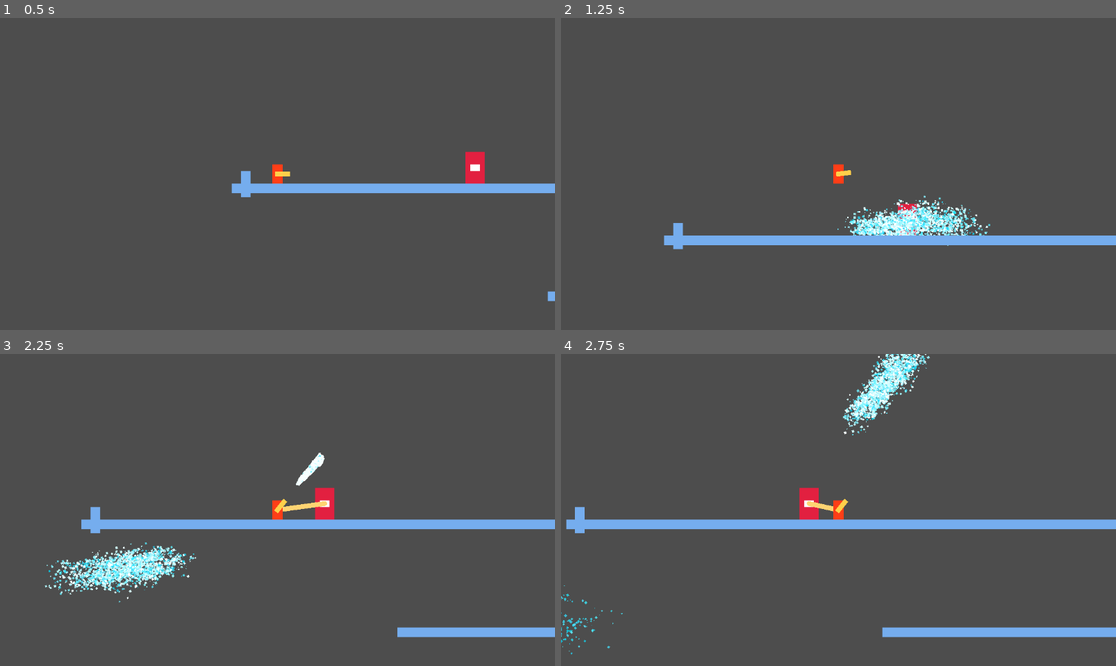
Above: before the commit, frames 1-4 (two rows, left to right).
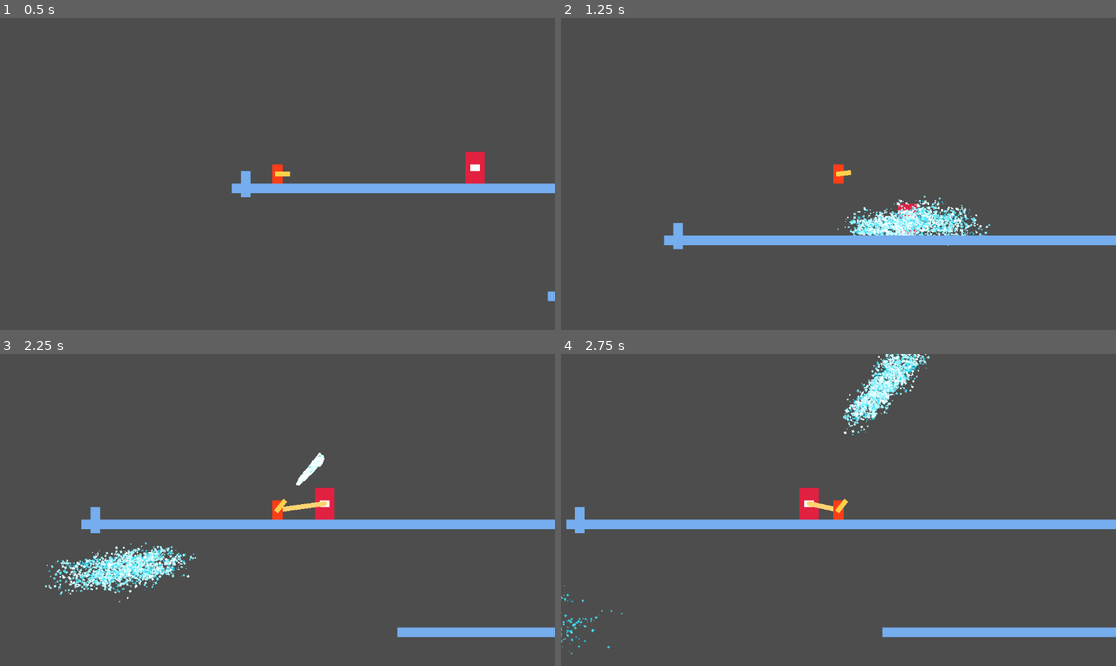
Above: after the commit, the same moments.

Repository: Samanagos/firefighting-game
Game: Godot game, scene res://scenes/Main.tscn
Two runs of this game, one before a commit and one after it. Both use one fixed random seed, a clock stepped at 60 frames per second and the inputs below.
Inputs (mouse positions are in pixels of both pictures, inside the frame that each line leads up to):
- Up to frame 1 (0.5 s): no input
- Up to frame 2 (1.25 s): tap Enter at 0.5 s; move the mouse to (960, 158) at 0.52 s; hold D (move_right) from 0.53 s (still down); click (960, 158) at 0.6 s; tap Space (move_jump) at 0.77 s
- Up to frame 3 (2.25 s): move the mouse to (166, 525) at 1.27 s; release D (move_right) at 1.28 s; hold A (move_left) 1.28-2.03 s; tap E (interact) at 1.35 s; tap Space (move_jump) at 1.52 s; click (166, 525) at 1.55 s; move the mouse to (333, 441) at 2.02 s; hold D (move_right) from 2.03 s (still down); click (333, 441) at 2.1 s
- Up to frame 4 (2.75 s): keep holding D (move_right)

Frame 1 is identical in both runs. In frame 2, less than 0.1% of the frame differs, in the area x 51-72%, y 61-70%; in frame 3, less than 0.1%; in frame 4, less than 0.1%, in the area x 0-65%, y 0-92%.

Commit message:
Water regens constantly, faster discharge.

Diff:
--- a/scenes/Main.tscn
+++ b/scenes/Main.tscn
@@ -13,7 +13,6 @@
 
 [node name="Player" parent="." instance=ExtResource("1_7s12c")]
 position = Vector2(66, -48)
-x_damp = 10.0
 spray_power = 20.0
 
 [node name="Cam" type="Camera2D" parent="Player"]
--- a/scripts/player.gd
+++ b/scripts/player.gd
@@ -1,19 +1,21 @@
 extends RigidBody2D
 
+@export_category("Move Variables")
 @export var speed: float = 25;
 @export var max_speed: float = 750;
-@export var x_damp: float = 750;
 @export var jump_power: float = 500;
-@export var spray_power: float = 500;
 
 var grounded: bool = false
 
 const mult = 100
-
-var spraying = false
-var pressure = 100
-var spray_intensity = 1
-
+@export_category("Spray Variables")
+@export var spray_power: float = 30;
+@export var discharge_speed: float = 110
+@export var charge_speed: float = 40
+@export var max_pressure: float = 100
+var pressure: float = max_pressure
+var spraying: bool = false
+var spray_intensity: float = 1
 # Called when the node enters the scene tree for the first time.
 func _ready():
 	lock_rotation = true
@@ -24,11 +26,8 @@
 	if $GroundLeft.is_colliding() || $GroundRight.is_colliding(): grounded = true
 	else: grounded = false
 
-	#recharge pressure if grounded
-	if pressure < 100 && grounded == true:
-		pressure += 5
-	if pressure > 100:
-		pressure = 100
+	pressure = clampf(pressure + delta * charge_speed, 0, max_pressure)
+	print(pressure)
 
 	movement(delta)
 
@@ -40,13 +39,12 @@
 	$HoseNozzle.hose_pointing(spray_direction)
 	if Input.is_action_just_pressed("spray"):
 		spraying = true
-		$HoseNozzle/WaterParticles.amount_ratio = spray_intensity
 	elif Input.is_action_just_released("spray"):
 		spraying = false
 		$HoseNozzle/WaterParticles.amount_ratio = 0
 
-	if spraying: hose_spray(delta, spray_direction)
-
+	if spraying:
+		hose_spray(delta, spray_direction)
 
 # Handle the moving of the character
 func movement(delta: float):
@@ -76,10 +74,9 @@
 
 
 func hose_spray(delta: float, spray_direction):
-	if pressure > 0:
+	if pressure > 1:
 		apply_central_impulse(-spray_direction * spray_power * mult * delta)
-		$HoseNozzle/WaterParticles.spray_toggle()
-		pressure -= 1
-		spray_intensity = pressure / 100
-		if pressure < 0:
-			pressure = 0
+
+		$HoseNozzle/WaterParticles.amount_ratio = spray_intensity
+		pressure = clampf(pressure - delta * discharge_speed, 0, max_pressure)
+		spray_intensity = pressure / 100.0
